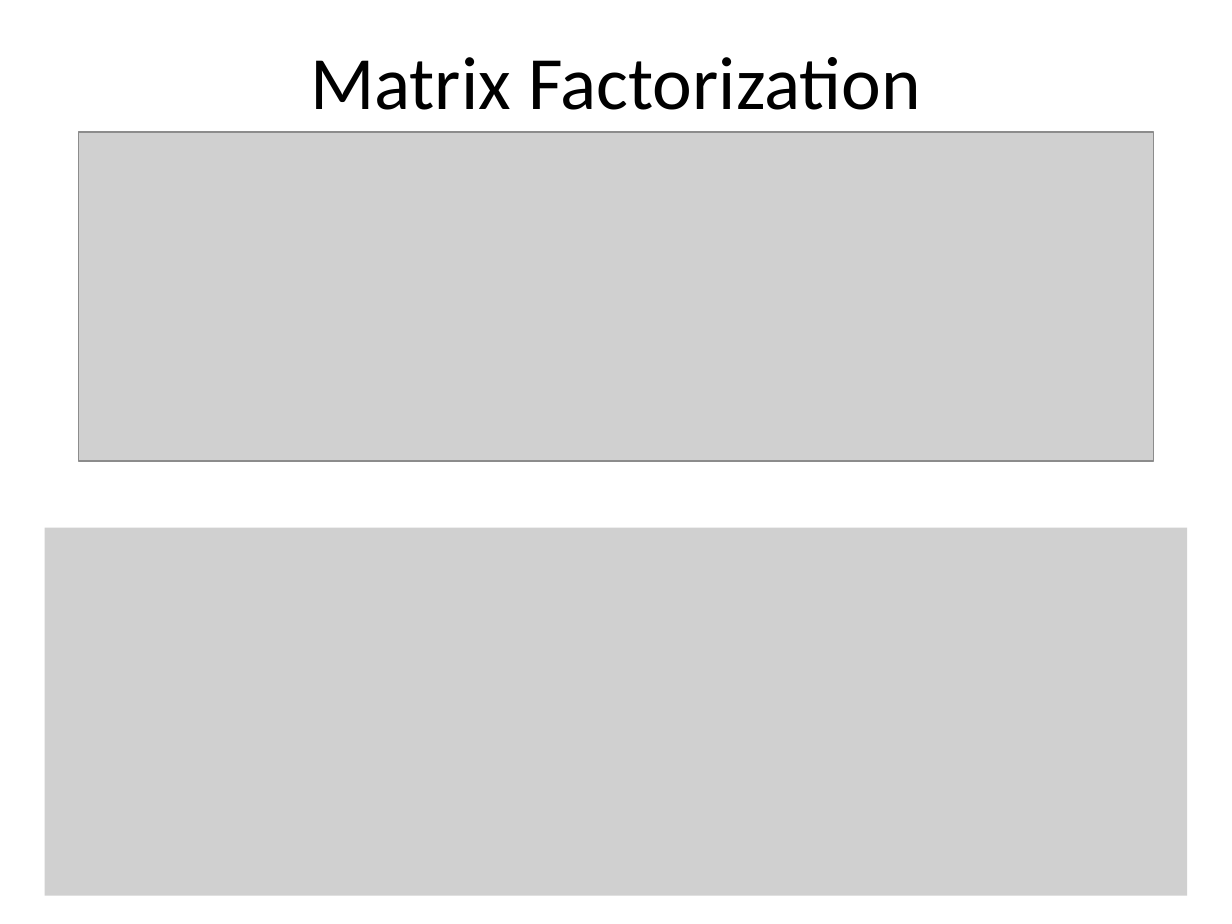
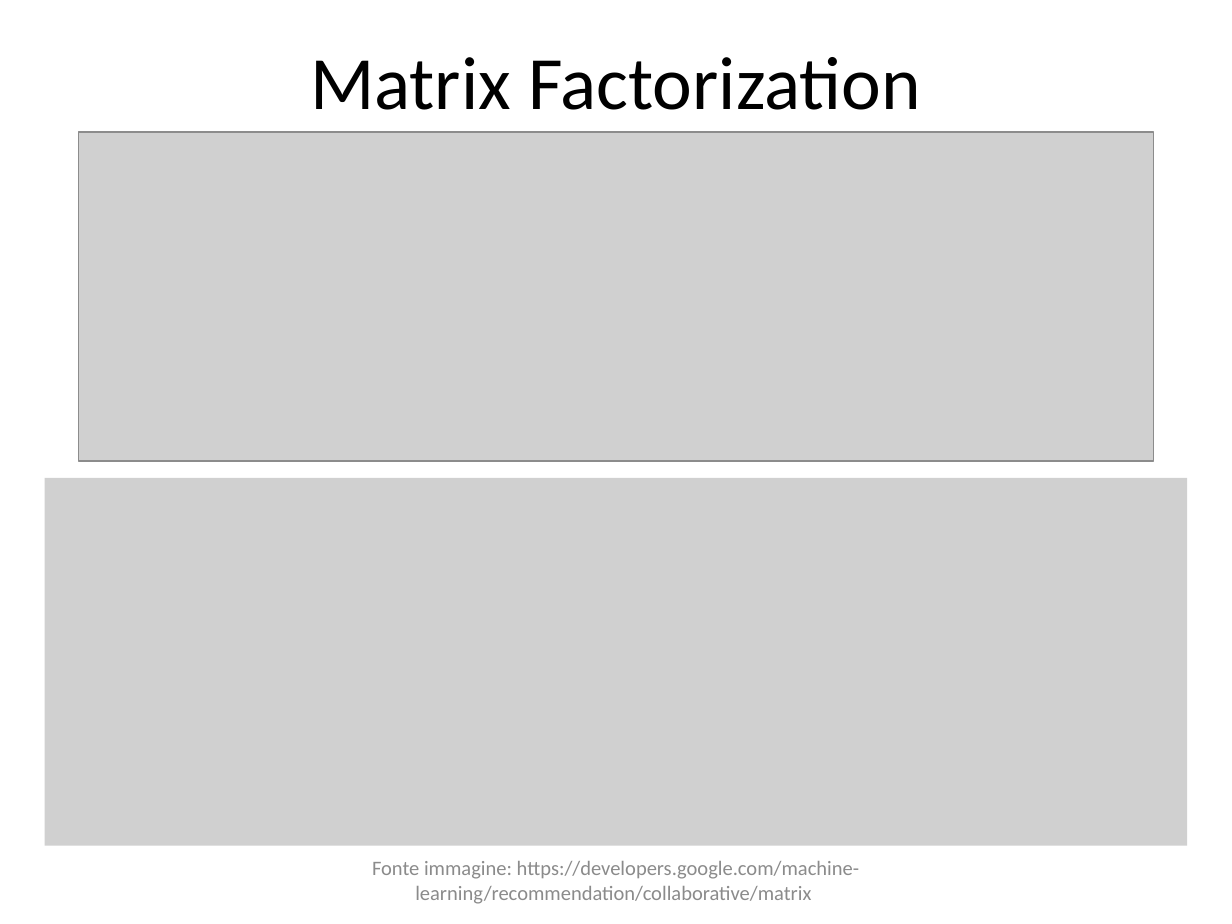
Before and after one commit to CriptHunter/tesi, a slide deck: slide 4 of presentazione/presentazione.pptx (slide 5 before the commit). Drawn at 1232x924 pixels with LibreOffice and Linux fonts; fonts in the diff are those of the drawing; grey boxes stand for pictures. Boxes give left, top, right and bottom in pixels: in the first picture for what was removed or moved away, otherwise in the second. Text is boxed around its words. In the diff, an @@ line names an element or a change of style, - is before the commit and + after.

```diff
--- a/presentazione/presentazione.pptx
+++ b/presentazione/presentazione.pptx
@@ picture: place and size @@
-picture at (44, 527, 1186, 896)
+picture at (44, 478, 1186, 846)
@@ text added at (372, 861, 859, 904), 12 pt, text #8C8C8C @@
+Fonte immagine: https://developers.google.com/machine-learning/recommendation/collaborative/matrix
```
Also in this commit, not shown: 9 other slides changed, 1 slide removed, 2 other files.
